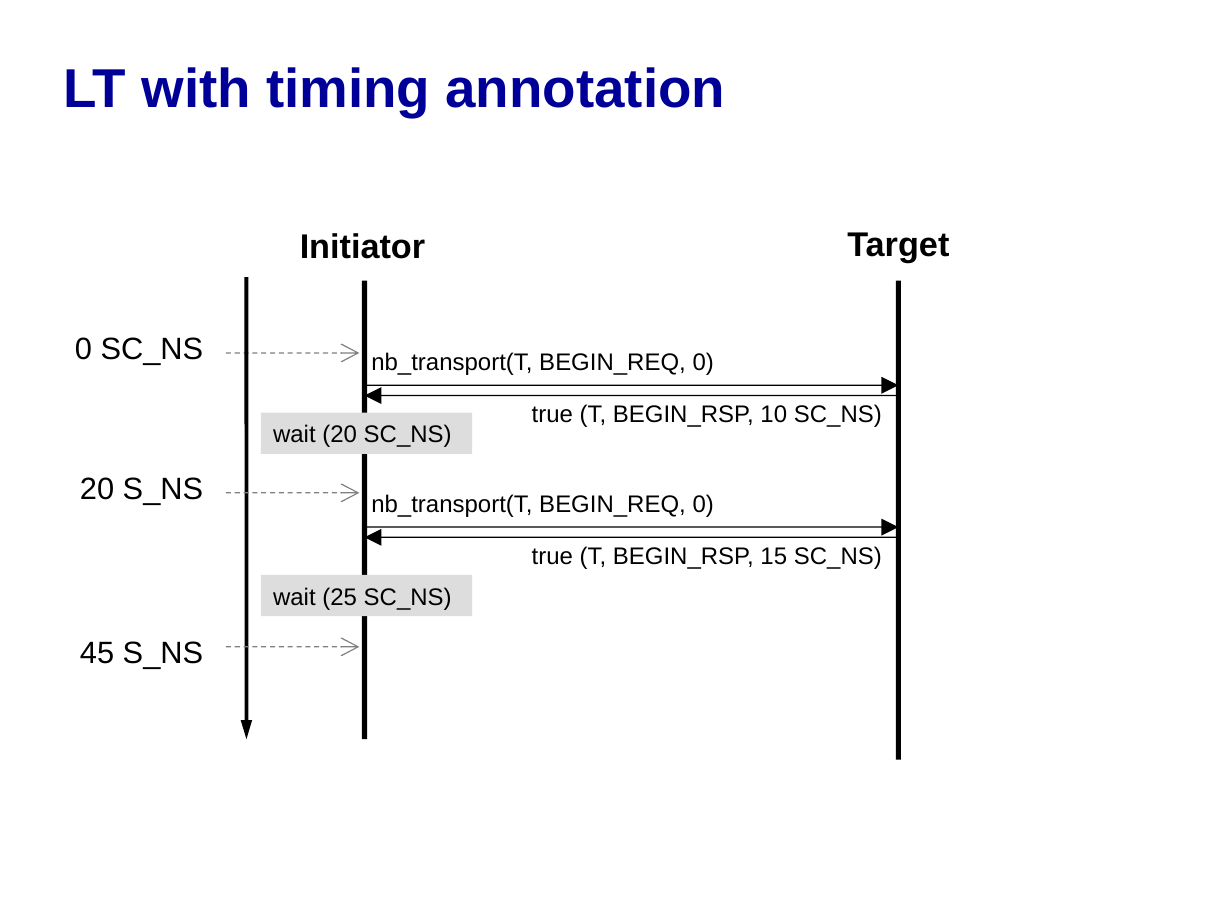
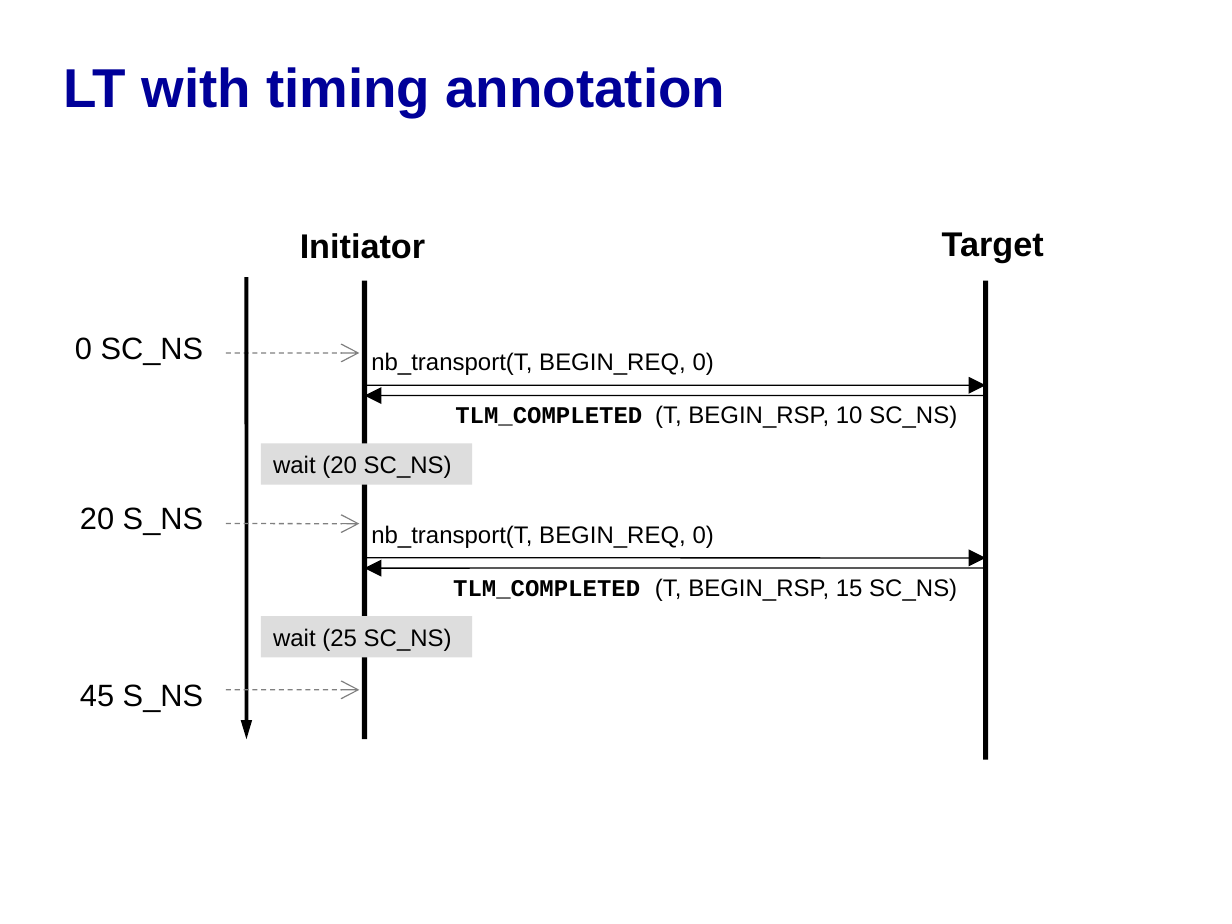
Before and after one commit to accellera-official/systemc, a slide deck: slide 16 of examples/tlm/lt_min_system/docs/lt_min_system_example.ppt. Drawn at 1232x924 pixels with LibreOffice and Linux fonts; fonts in the diff are those of the drawing; background and template pictures are left out. Boxes give left, top, right and bottom in pixels: in the first picture for what was removed or moved away, otherwise in the second. Text is boxed around its words. In the diff, an @@ line names an element or a change of style, - is before the commit and + after.

```diff
--- a/examples/tlm/lt_min_system/docs/lt_min_system_example.ppt
+++ b/examples/tlm/lt_min_system/docs/lt_min_system_example.ppt
@@ text "Target": place and size @@
-text "Target" at bbox=[847, 232, 949, 262]
+text "Target" at bbox=[942, 232, 1044, 262]
@@ line moved from (898, 281) - (898, 760) to (986, 281) - (986, 760) @@
@@ arrow moved from (365, 386) - (898, 386) to (365, 386) - (986, 386) @@
@@ arrow moved from (898, 395) - (365, 395) to (986, 395) - (365, 395) @@
@@ text at bbox=[455, 405, 957, 428]: text changed @@
-true (T, BEGIN_RSP, 10 SC_NS)
+TLM_COMPLETED (T, BEGIN_RSP, 10 SC_NS)
@@ 2 texts, 1 rectangle, 1 arrow: place and size @@
-2 texts, 1 rectangle, 1 arrow at bbox=[80, 413, 714, 517]
+2 texts, 1 rectangle, 1 arrow at bbox=[80, 444, 714, 548]
@@ arrow moved from (898, 537) - (365, 537) to (365, 558) - (986, 558) @@
@@ arrow moved from (365, 527) - (898, 527) to (986, 568) - (365, 568) @@
@@ text at bbox=[453, 578, 957, 601]: text changed @@
-true (T, BEGIN_RSP, 15 SC_NS)
+TLM_COMPLETED (T, BEGIN_RSP, 15 SC_NS)
@@ rectangle "wait (25 SC_NS)": place and size @@
-rectangle "wait (25 SC_NS)" at bbox=[261, 575, 473, 617]
+rectangle "wait (25 SC_NS)" at bbox=[261, 616, 473, 658]
@@ text "45 S_NS": place and size @@
-text "45 S_NS" at bbox=[80, 641, 203, 668]
+text "45 S_NS" at bbox=[80, 684, 203, 711]
@@ arrow moved from (225, 647) - (360, 647) to (225, 690) - (360, 690) @@
```
Also in this commit, not shown: 7 other slides changed.
